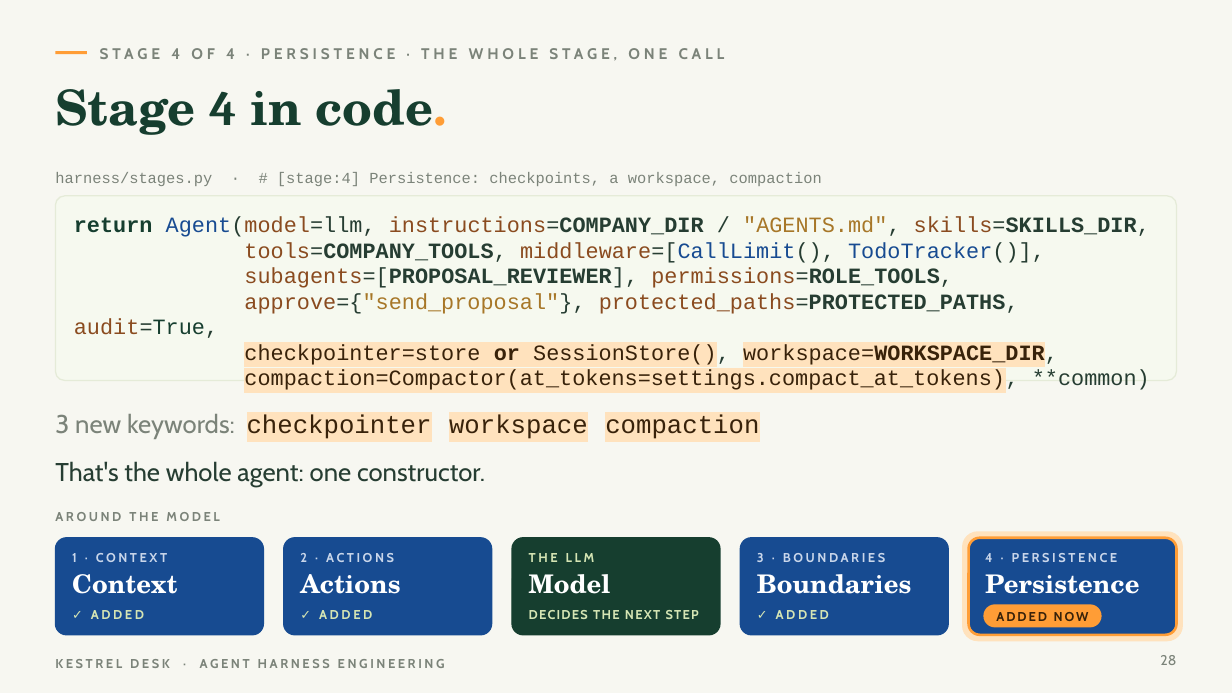
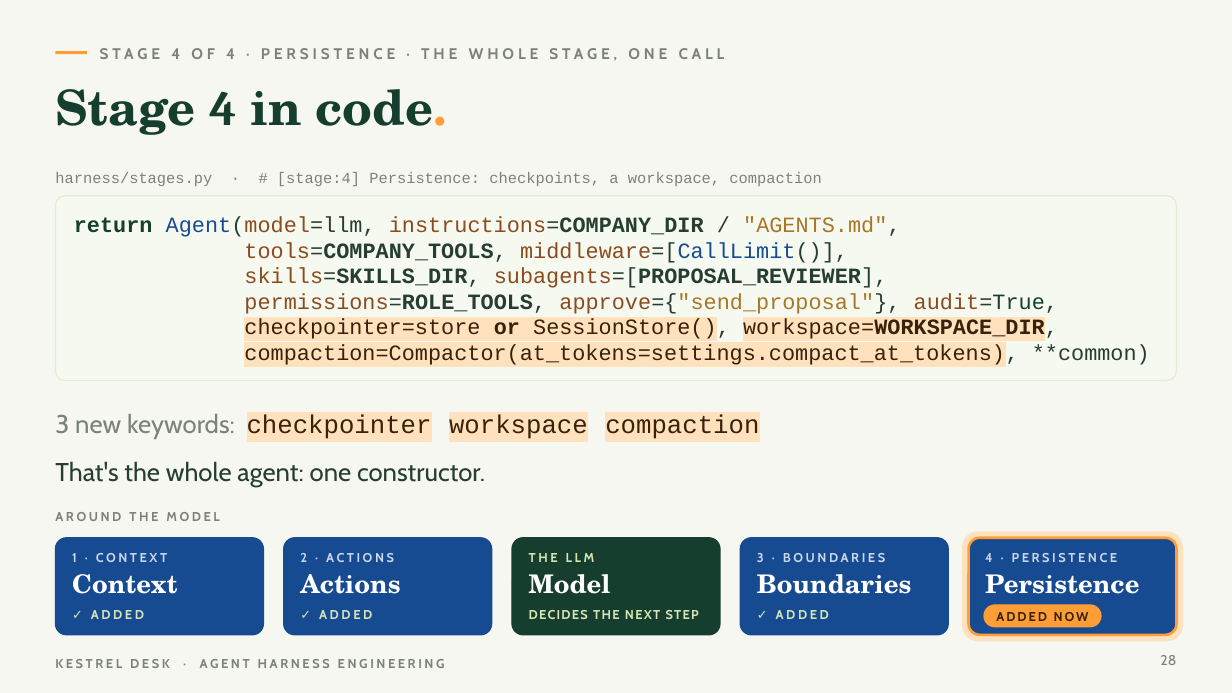
Before and after one commit to shubham-t/kestrel-desk, a slide deck: slide 28 of deck/Kestrel-Desk-Harness-Engineering.pptx. Drawn at 1232x693 pixels with LibreOffice and Linux fonts; fonts in the diff are those of the drawing. Boxes give left, top, right and bottom in pixels: in the first picture for what was removed or moved away, otherwise in the second. Text is boxed around its words. In the diff, an @@ line names an element or a change of style, - is before the commit and + after.

```diff
--- a/deck/Kestrel-Desk-Harness-Engineering.pptx
+++ b/deck/Kestrel-Desk-Harness-Engineering.pptx
@@ text at [74, 217, 1058, 314]: text changed @@
-return Agent(model=llm, instructions=COMPANY_DIR / "AGENTS.md", skills=SKILLS_DIR,
-tools=COMPANY_TOOLS, middleware=[CallLimit(), TodoTracker()],
-subagents=[PROPOSAL_REVIEWER], permissions=ROLE_TOOLS,
-approve={"send_proposal"}, protected_paths=PROTECTED_PATHS, audit=True,
+return Agent(model=llm, instructions=COMPANY_DIR / "AGENTS.md",
+tools=COMPANY_TOOLS, middleware=[CallLimit()],
+skills=SKILLS_DIR, subagents=[PROPOSAL_REVIEWER],
+permissions=ROLE_TOOLS, approve={"send_proposal"}, audit=True,
```
Also in this commit, not shown: 14 other slides changed, 3 slides added, 3 slides removed, 33 other files.
